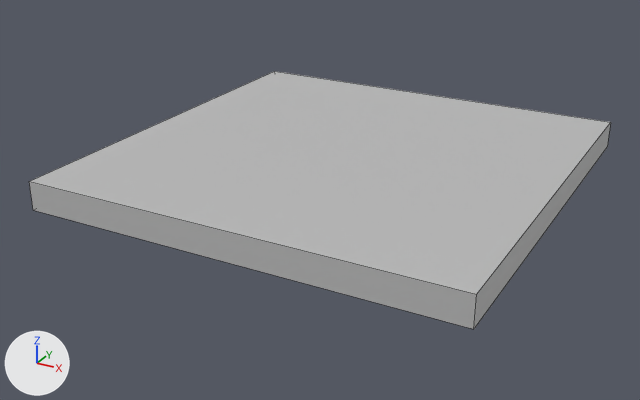
Before and after pictures for a commit that changed the FBX model Projet JEU/Assets/Artwork/Assets/Floor.fbx.
The view is the same before and after, from a 50 mm lens placed at (4.16, -6.71, 2.37), pointed at (1.4, -1.68, -0.14). Arrows for +X, +Y and +Z are at lower left; the lights stay in place. Mesh edges are drawn as thin lines. Where no turn or scale is listed for an object, it has been applied to the vertices.
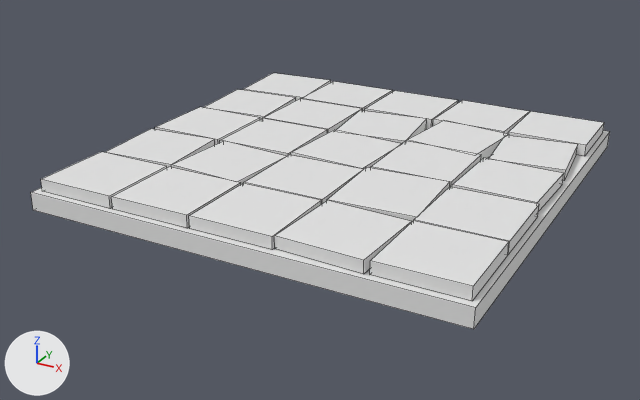
Boxes [x1, y1, x2, y2] around the edits, measured in the pictures (640 x 400 px):
'pCube1', reshaped: before [29, 71, 611, 329]; after [31, 73, 609, 329]
part 1 of me_mesh, added: after [41, 152, 167, 208]
part 2 of me_mesh, added: after [111, 167, 241, 228]
part 3 of me_mesh, added: after [189, 183, 321, 250]
part 4 of me_mesh, added: after [370, 221, 509, 301]
part 5 of me_mesh, added: after [244, 155, 363, 204]
part 6 of me_mesh, added: after [414, 187, 539, 254]
part 7 of me_mesh, added: after [155, 107, 260, 145]
part 8 of me_mesh, added: after [220, 118, 327, 156]
part 9 of me_mesh, added: after [371, 141, 481, 187]
part 10 of me_mesh, added: after [452, 158, 564, 212]
part 11 of me_mesh, added: after [263, 99, 362, 133]
part 12 of me_mesh, added: after [301, 81, 393, 111]
part 13 of me_mesh, added: after [365, 91, 458, 129]
part 14 of me_mesh, added: after [508, 111, 604, 156]
part 15 of me_mesh, built on: after [104, 73, 577, 274]
part 16 of me_mesh, recoloured: before [29, 71, 611, 329]; after [31, 131, 609, 329]

What the commit changed:
Material 'ColorTexture' (mat_colortexture) is new.
Its base color is (0.8, 0.8, 0.8) (white #e7e7e7).
Its roughness is 0.553.
me_mesh is used by ob_pcube1; location (0.0, 0.0, 0.0).
me_mesh had 8 vertices, 6 faces and spanned x 0.0..3.0, y -3.0..0.0, z 0.0..0.2.
me_mesh now has 208 vertices, 156 faces and spans x 0.0..3.0, y -3.0..0.0, z 0.0..0.21.
me_mesh part 1: a new loose piece, a box spanning x 0.055..0.624, y -2.952..-2.384, z 0.127..0.21, in mat_colortexture (white #e7e7e7).
me_mesh part 2: a new loose piece, a box spanning x 0.641..1.209, y -2.952..-2.384, z 0.127..0.21, in mat_colortexture (white #e7e7e7).
me_mesh part 3: a new loose piece, a box spanning x 1.226..1.794, y -2.952..-2.384, z 0.127..0.21, in mat_colortexture (white #e7e7e7).
me_mesh part 4: a new loose piece, a box spanning x 2.396..2.964, y -2.952..-2.384, z 0.127..0.21, in mat_colortexture (white #e7e7e7).
me_mesh part 5: a new loose piece, a box spanning x 1.226..1.794, y -2.372..-1.804, z 0.127..0.21, in mat_colortexture (white #e7e7e7).
me_mesh part 6: a new loose piece, a box spanning x 2.396..2.964, y -2.372..-1.804, z 0.127..0.21, in mat_colortexture (white #e7e7e7).
me_mesh part 7: a new loose piece, a box spanning x 0.055..0.624, y -1.793..-1.225, z 0.127..0.21, in mat_colortexture (white #e7e7e7).
me_mesh part 8: a new loose piece, a box spanning x 0.641..1.209, y -1.793..-1.225, z 0.127..0.21, in mat_colortexture (white #e7e7e7).
me_mesh part 9: a new loose piece, a box spanning x 1.811..2.379, y -1.736..-1.168, z 0.127..0.21, in mat_colortexture (white #e7e7e7).
me_mesh part 10: the loose piece of 8 vertices spanning x 0.0..3.0, y -3.0..0.0, z 0.0..0.2 is copied, and the copy is scaled about its middle by (-0.183, 0.184, 0.402), then moved by (1.18, 0.0, 0.07), in mat_colortexture (white #e7e7e7); it spans x 2.4..2.96, y -1.78..-1.22, z 0.13..0.21.
me_mesh part 11: a new loose piece, a box spanning x 0.641..1.209, y -1.213..-0.645, z 0.127..0.21, in mat_colortexture (white #e7e7e7).
me_mesh part 12: a new loose piece, a box spanning x 0.641..1.209, y -0.634..-0.066, z 0.127..0.21, in mat_colortexture (white #e7e7e7).
me_mesh part 13: a new loose piece, a box spanning x 1.226..1.794, y -0.634..-0.066, z 0.127..0.21, in mat_colortexture (white #e7e7e7).
me_mesh part 14: a new loose piece, a box spanning x 2.396..2.964, y -0.634..-0.066, z 0.127..0.21, in mat_colortexture (white #e7e7e7).
Part 15, on me_mesh:
4 vertices in x 0.0..3.0, y -3.0..0.0, z 0.2 move by (0.0, 0.0, -0.08).
44 vertices are added at x 0.04..2.96, y -2.96..-0.04, z 0.13.
44 new vertices lie (0.0, 0.0, 0.08) away from vertices in x 0.04..2.96, y -2.96..-0.04, z 0.13.
66 new faces join them.
me_mesh part 16: 6 faces spanning x 0.0..3.0, y -3.0..0.0, z 0.0..0.12 switch from mat_lambert1 (grey #bcbcbc) to mat_colortexture (white #e7e7e7).
